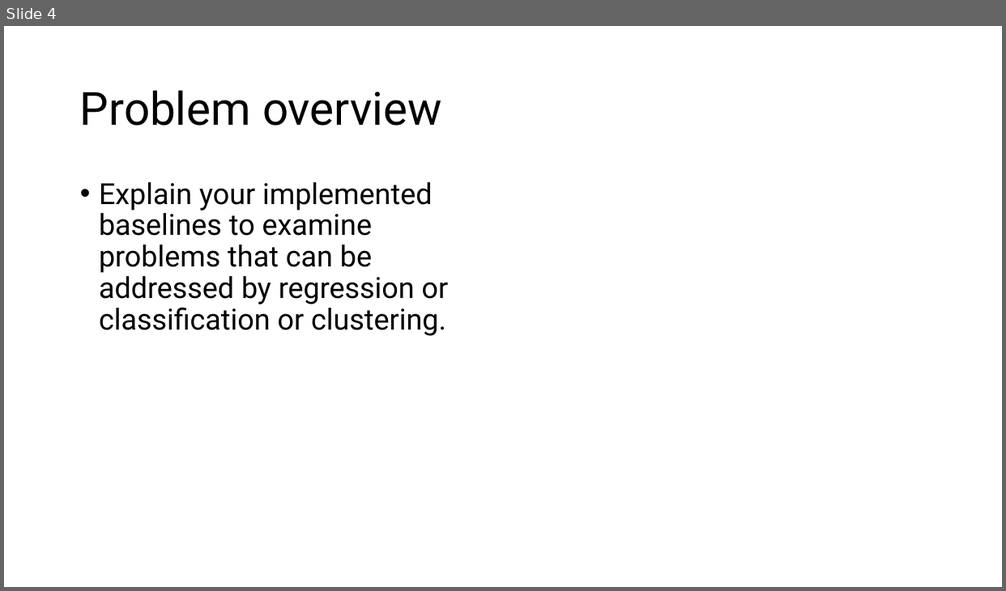
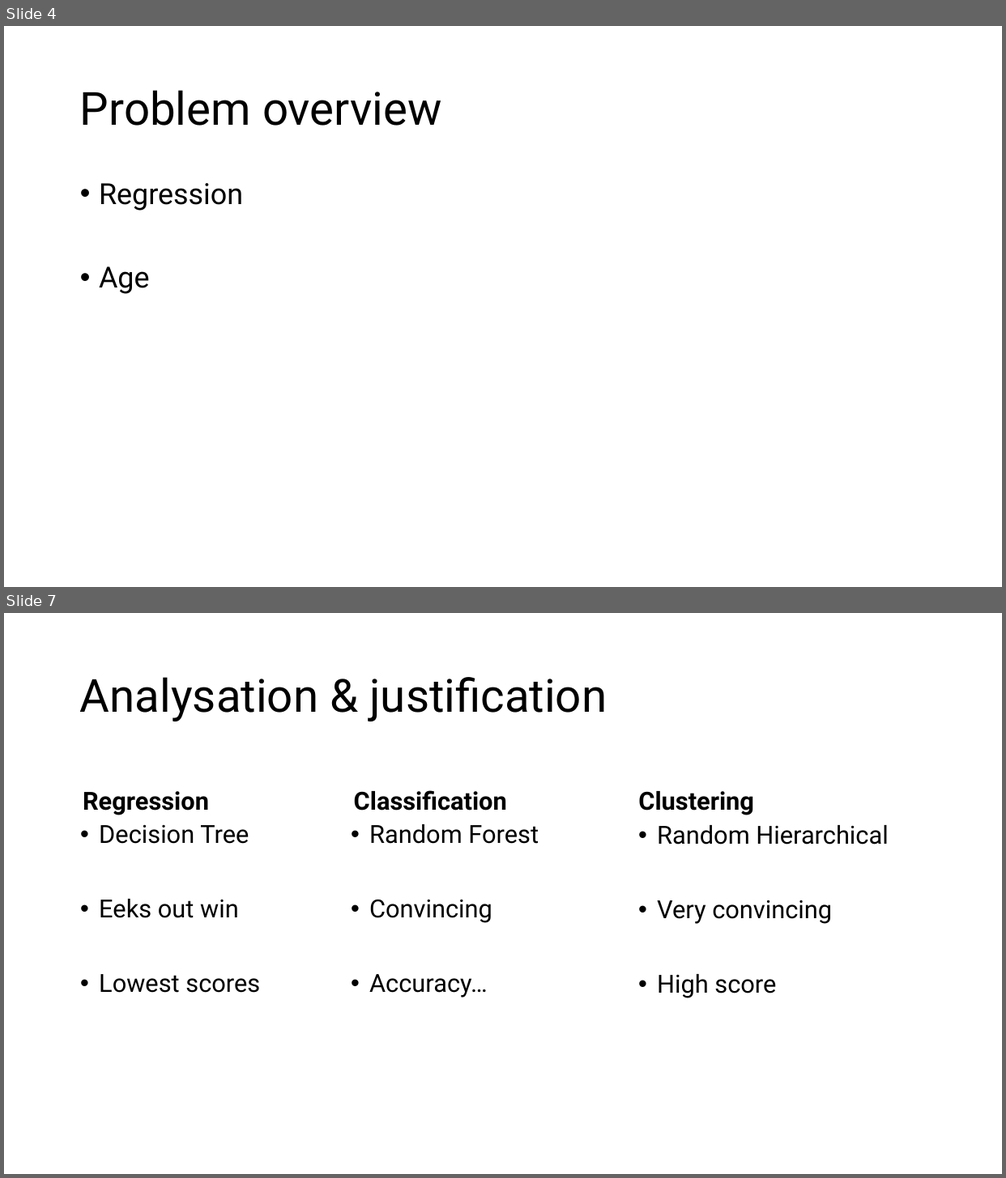
Before and after one commit to MaksBurchard240894/HFG7, a slide deck: Block B/Final Presentation.pptx. Shown one above the other, each under a label of ours: slide 4 before the commit, slides 4 and 7 after it; the slides between them are not shown. The pictures are 1006x591 and 1006x1178 pixels, drawn with LibreOffice and Linux fonts; fonts in the diff are those of the drawing. Boxes give left, top, right and bottom in pixels: in the first picture for what was removed or moved away, otherwise in the second. Text is boxed around its words. In the diff, an @@ line names an element or a change of style, - is before the commit and + after.

```diff
--- a/Block B/Final Presentation.pptx
+++ b/Block B/Final Presentation.pptx
@@ slide 7 added at [4,613,1002,1174], background #FFFFFF @@
@@ title added at [80,677,607,722], 44 pt, text #000000 @@
+Analysation & justification
@@ text added at [83,791,209,815], 24 pt, text #000000, bold @@
+Regression
@@ text added at [354,790,507,811], 24 pt, text #000000, bold @@
+Classification
@@ text added at [638,791,754,815], 24 pt, text #000000, bold @@
+Clustering
@@ text added at [99,825,260,993], 24 pt, text #000000 @@
+• Decision Tree
+• Eeks out win
+• Lowest scores
@@ text added at [369,824,539,998], 24 pt, text #000000 @@
+• Random Forest
+• Convincing
+• Accuracy…
@@ text added at [657,825,888,999], 24 pt, text #000000 @@
+• Random Hierarchical
+• Very convincing
+• High score
@@ slide 4 changed as well @@
@@ text at [99,183,243,294]: text changed @@
-• Explain your implemented baselines to examine problems that can be addressed by regression or classification or clustering.
+• Regression
+• Age
```
Also in this commit, not shown: 3 other slides changed, 3 other slides added, 5 slides removed, 5 other files.
